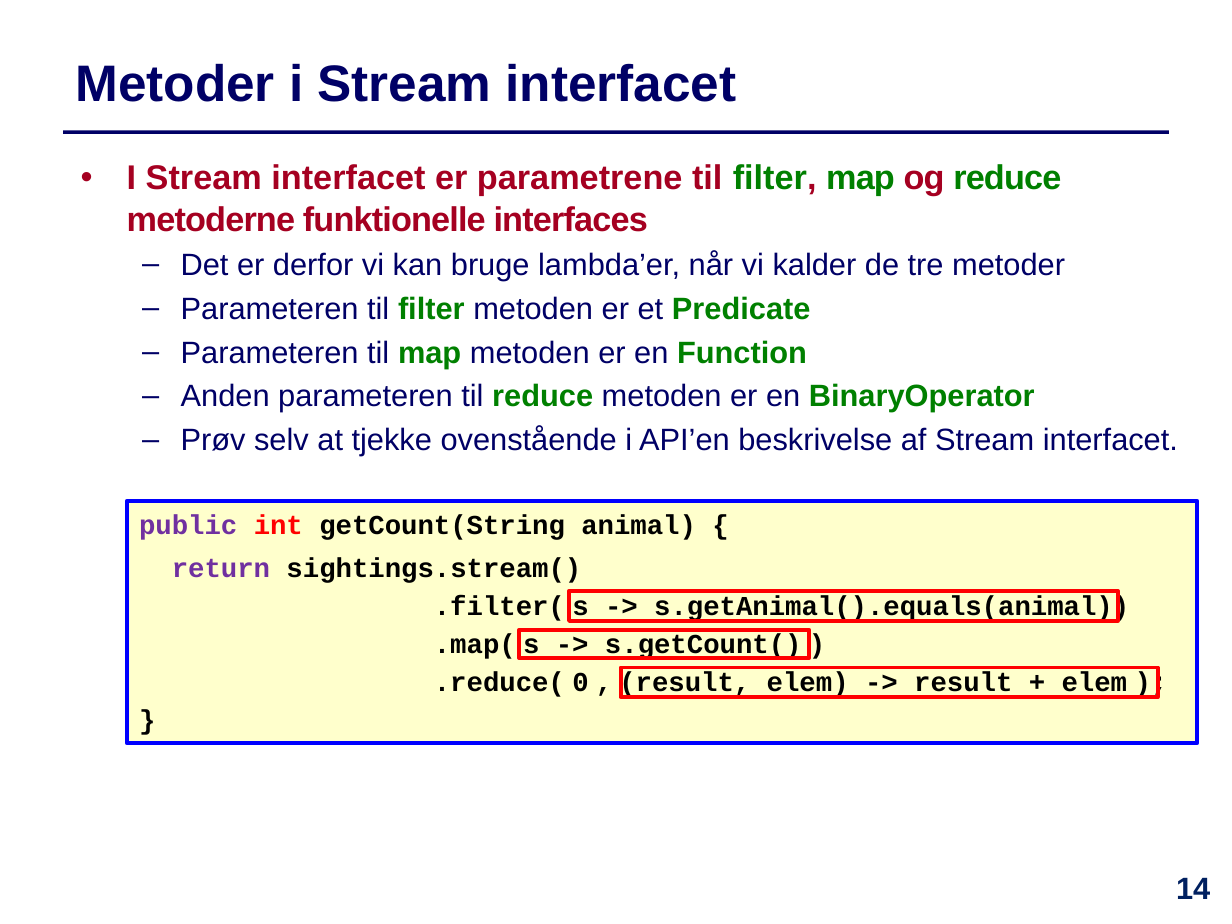
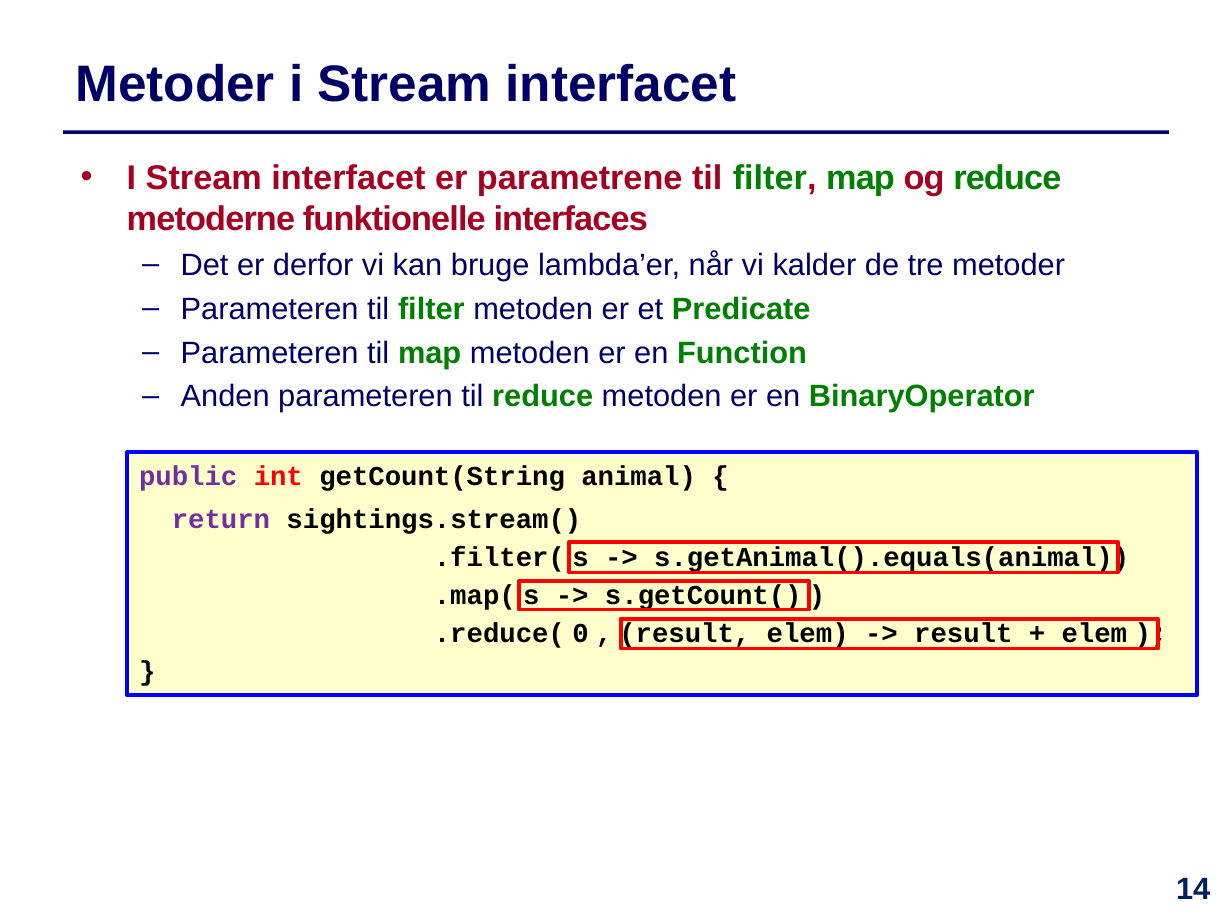
Before and after one commit to IntProgAU/Materiale, a slide deck: slide 14 of web/e21/uge_12/Slides-Uge12.pptx. Drawn at 1232x924 pixels with LibreOffice and Linux fonts; fonts in the diff are those of the drawing. Boxes give left, top, right and bottom in pixels: in the first picture for what was removed or moved away, otherwise in the second. Text is boxed around its words. In the diff, an @@ line names an element or a change of style, - is before the commit and + after.

```diff
--- a/web/e21/uge_12/Slides-Uge12.pptx
+++ b/web/e21/uge_12/Slides-Uge12.pptx
@@ text at box(181, 426, 1178, 456): paragraph removed @@
-  – Prøv selv at tjekke ovenstående i API’en beskrivelse af Stream interfacet.
@@ 4 rectangles: place and size @@
-4 rectangles at box(127, 500, 1198, 743)
+4 rectangles at box(127, 452, 1198, 695)
```
Also in this commit, not shown: 13 other slides changed, 1 slide added, 1 other file.
